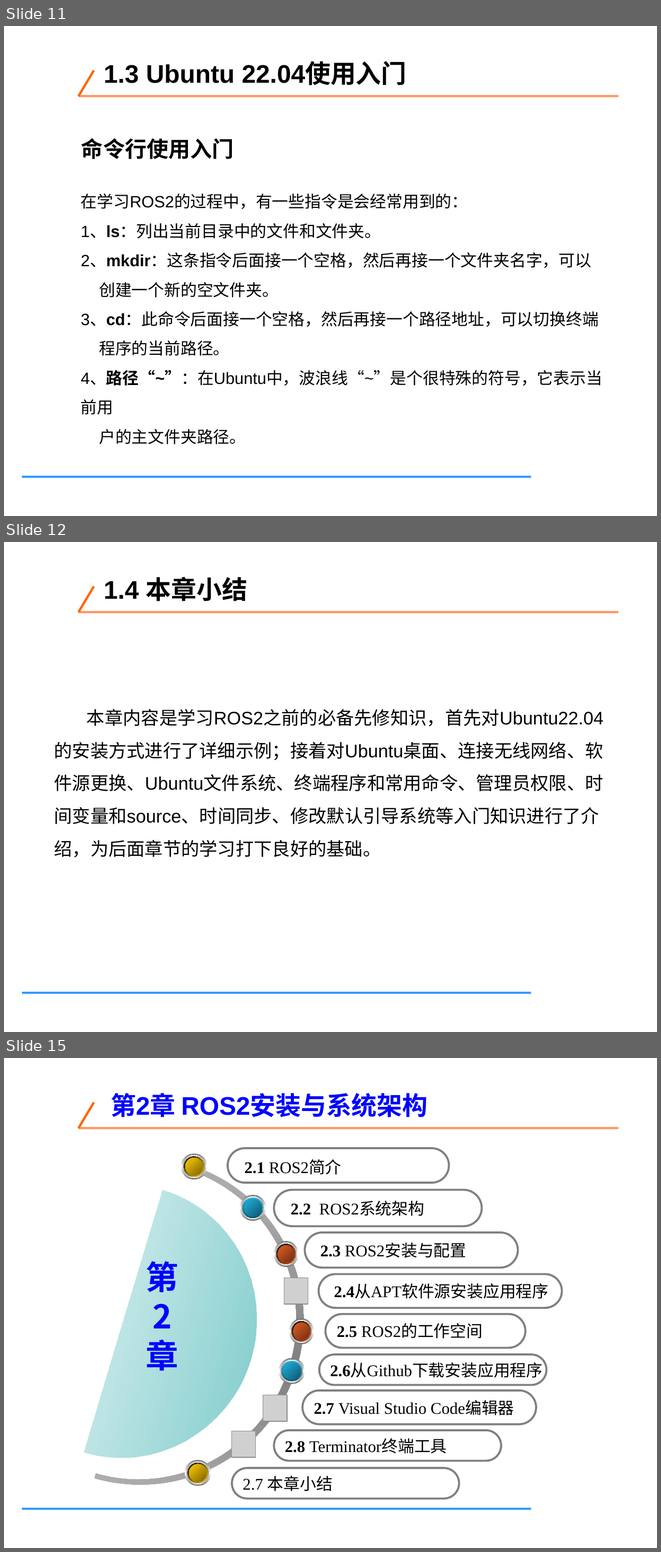
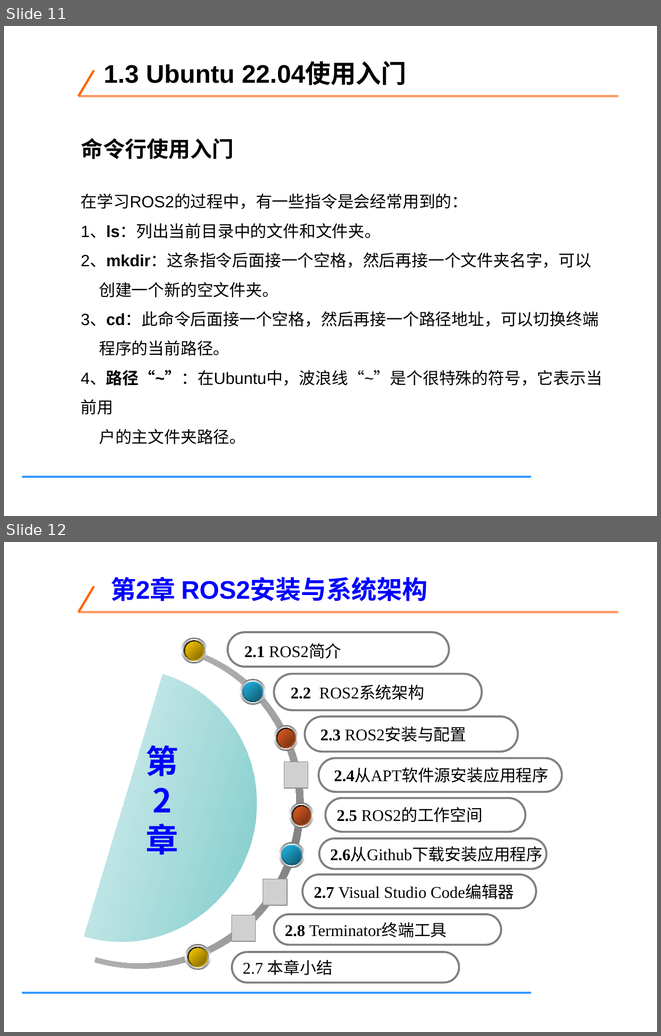
Before and after one commit to tcy1998/robotics-engineering-practice, a slide deck: downloads/week02-chapters-01-07.pptx. Shown one above the other, each under a label of ours: slides 11, 12 and 15 before the commit, slides 11 and 12 after it; the slides between them are not shown. The pictures are 661x1552 and 661x1036 pixels, drawn with LibreOffice and Linux fonts; fonts in the diff are those of the drawing; grey boxes stand for pictures. Boxes give left, top, right and bottom in pixels: in the first picture for what was removed or moved away, otherwise in the second. Text is boxed around its words. In the diff, an @@ line names an element or a change of style, - is before the commit and + after.

```diff
--- a/downloads/week02-chapters-01-07.pptx
+++ b/downloads/week02-chapters-01-07.pptx
@@ slide 12 removed at (x1=4, y1=542, x2=657, y2=1032), background #FFFFFF; not listed: 3 template elements that a slide beside it also shows @@
@@ text removed at (x1=104, y1=576, x2=247, y2=601) @@
-1.4 本章小结
@@ text removed at (x1=54, y1=709, x2=603, y2=857) @@
-本章内容是学习ROS2之前的必备先修知识，首先对Ubuntu22.04的安装方式进行了详细示例；接着对Ubuntu桌面、连接无线网络、软件源更换、Ubuntu文件系统、终端程序和常用命令、管理员权限、时间变量和source、时间同步、修改默认引导系统等入门知识进行了介绍，为后面章节的学习打下良好的基础。
@@ what was slide 15 is now slide 12 @@
```
Also in this commit, not shown: 7 slides changed, 12 other slides removed, 1 other file.
